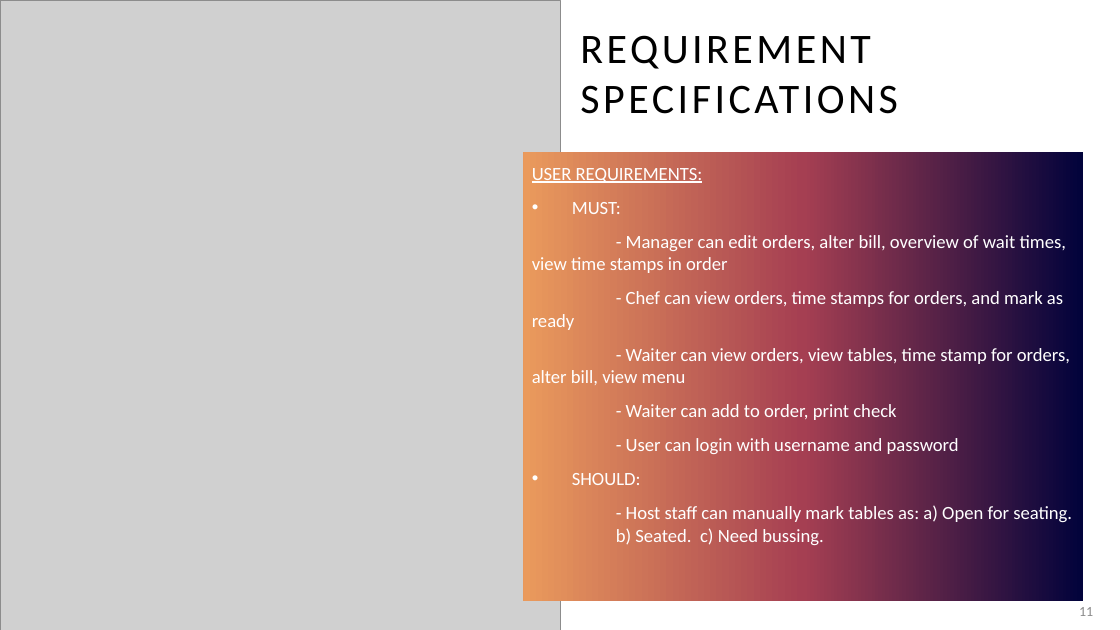
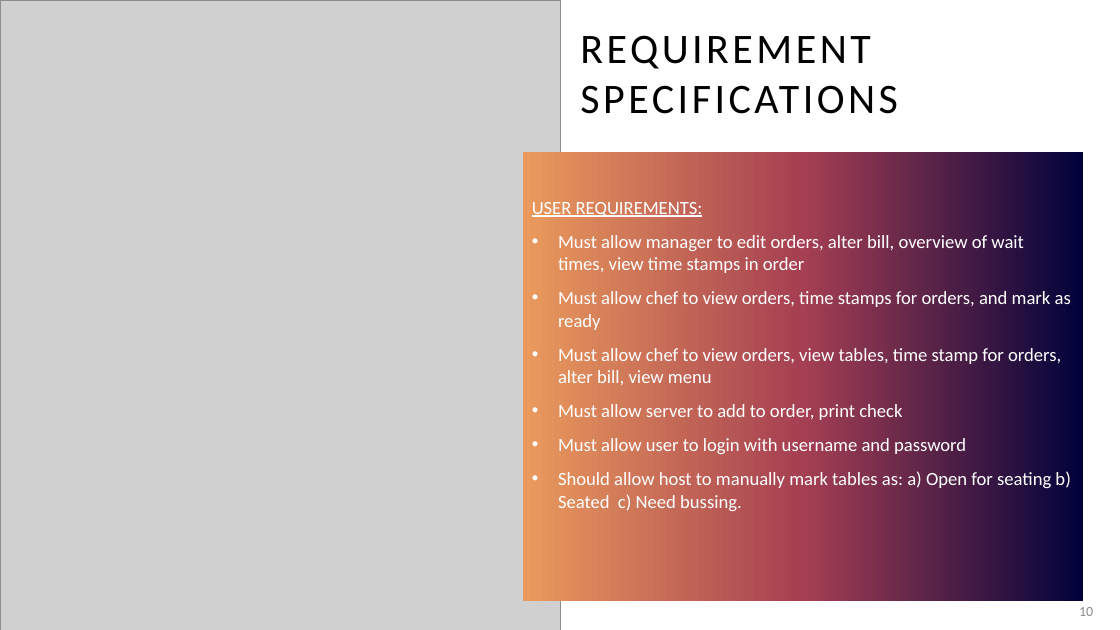
Before and after one commit to KL-3/CentRes, a slide deck: slide 10 of CentRes.pptx (slide 11 before the commit). Drawn at 1120x630 pixels with LibreOffice and Linux fonts; fonts in the diff are those of the drawing; grey boxes stand for pictures. Boxes give left, top, right and bottom in pixels: in the first picture for what was removed or moved away, otherwise in the second. Text is boxed around its words. In the diff, an @@ line names an element or a change of style, - is before the commit and + after.

```diff
--- a/CentRes.pptx
+++ b/CentRes.pptx
@@ text at (558, 235, 1071, 511): text changed @@
-• MUST:
-- Manager can edit orders, alter bill, overview of wait times, view time stamps in order
-- Chef can view orders, time stamps for orders, and mark as ready
-- Waiter can view orders, view tables, time stamp for orders, alter bill, view menu
-- Waiter can add to order, print check
-- User can login with username and password
-• SHOULD:
-- Host staff can manually mark tables as: a) Open for seating. b) Seated. c) Need bussing.
+• Must allow manager to edit orders, alter bill, overview of wait times, view time stamps in order
+• Must allow chef to view orders, time stamps for orders, and mark as ready
+• Must allow chef to view orders, view tables, time stamp for orders, alter bill, view menu
+• Must allow server to add to order, print check
+• Must allow user to login with username and password
+• Should allow host to manually mark tables as: a) Open for seating b) Seated c) Need bussing.
@@ page number at (1079, 607, 1093, 616): text changed @@
-11
+10
```
Also in this commit, not shown: 13 other slides changed, 1 slide removed.
